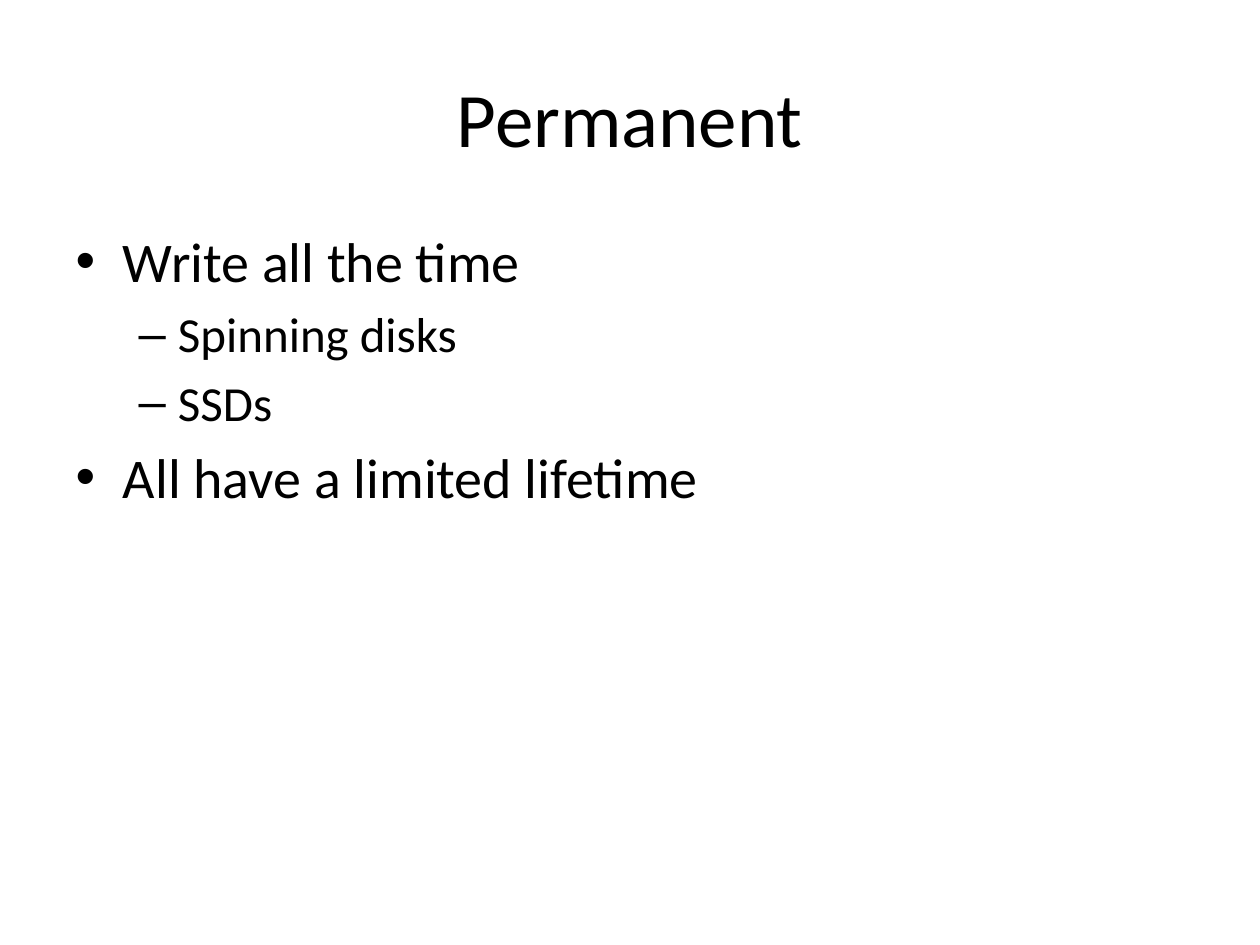
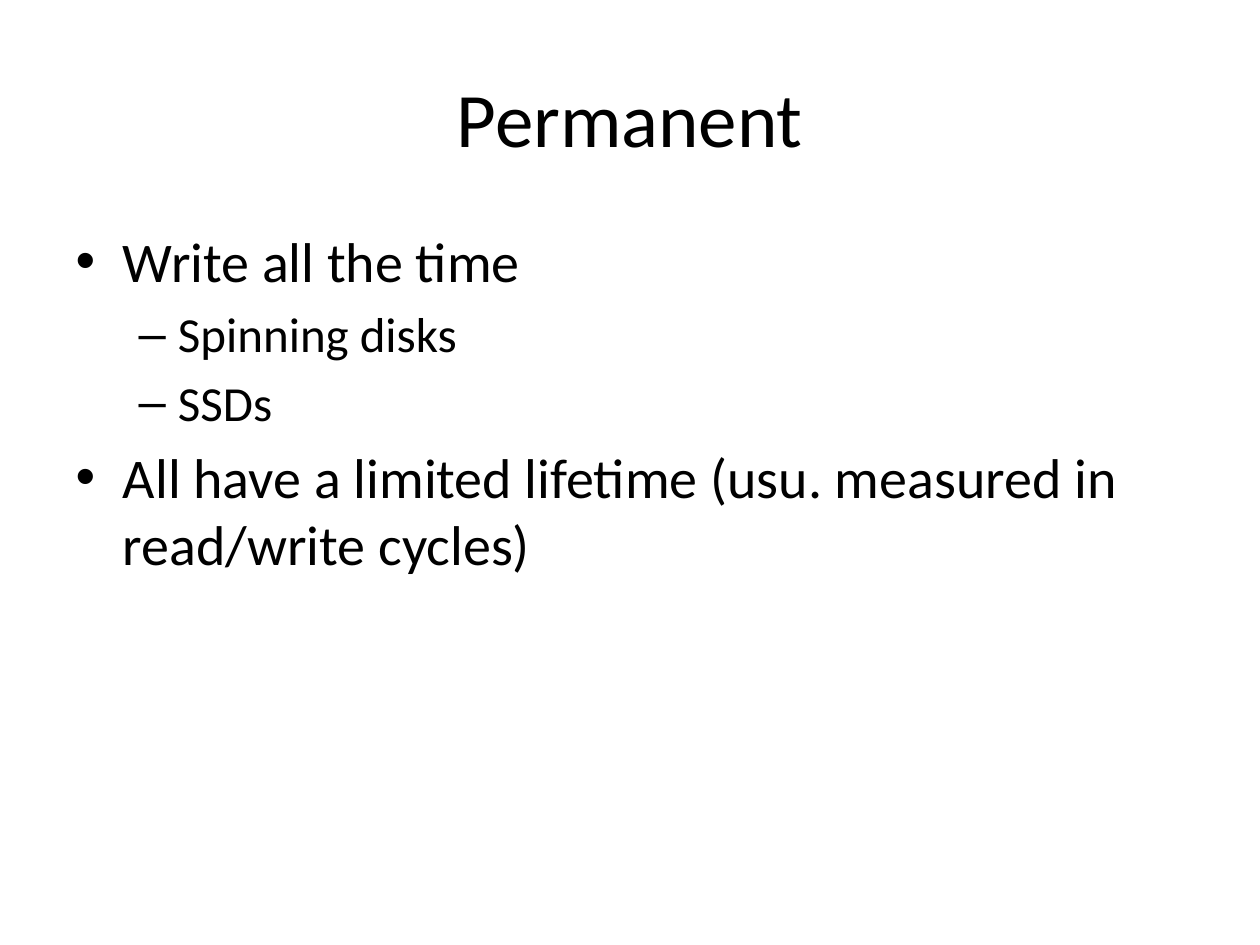
Before and after one commit to ivogeorg/cs1030, a slide deck: slide 8 of slides-steve/Chapter 04.pptx. Drawn at 1260x945 pixels with LibreOffice and Linux fonts; fonts in the diff are those of the drawing; background and template pictures are left out. Boxes give left, top, right and bottom in pixels: in the first picture for what was removed or moved away, otherwise in the second. Text is boxed around its words. In the diff, an @@ line names an element or a change of style, - is before the commit and + after.

```diff
--- a/slides-steve/Chapter 04.pptx
+++ b/slides-steve/Chapter 04.pptx
@@ text at (123,457,1116,574): text changed @@
-• All have a limited lifetime
+• All have a limited lifetime (usu. measured in read/write cycles)
```
Also in this commit, not shown: 13 other slides changed, 5 other files.
